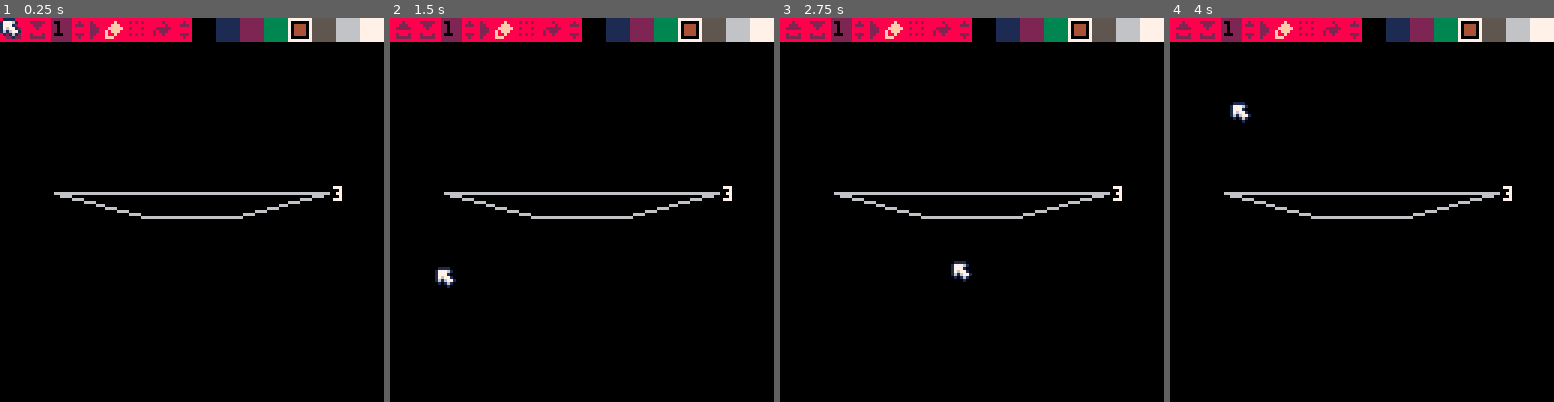
Above: before the commit, frames 1-4 (left to right).
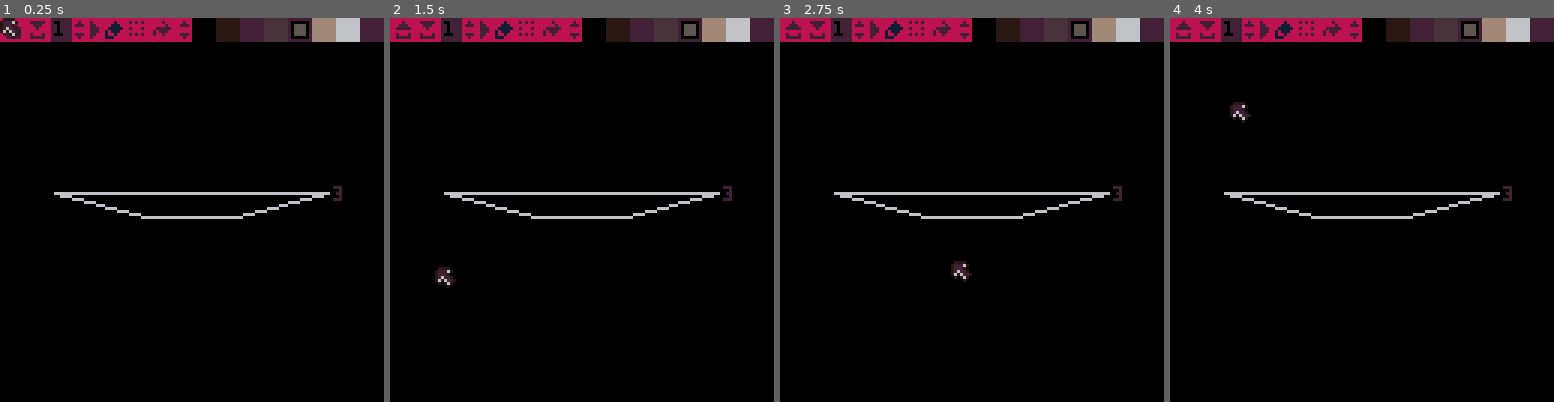
Above: after the commit, the same moments.

Repository: freds72/daggers
Game: PICO-8 cartridge carts/editor.p8
Two runs of this game, one before a commit and one after it. Both use one fixed random seed, a clock stepped at 60 frames per second and the inputs below.
Inputs (mouse positions are in pixels of both pictures, inside the frame that each line leads up to):
- Up to frame 1 (0.25 s): no input
- Up to frame 2 (1.5 s): click (670, 121) at 0.67 s; tap O (Z key) at 0.7 s; click (436, 267) at 1.22 s
- Up to frame 3 (2.75 s): hold Right 1.6-2.1 s; hold P2 Left 1.6-2.1 s; tap O (Z key) at 1.7, 2.1, 2.5 s; click (887, 114) at 1.77 s; hold Up 2.15-2.42 s; hold P2 Down 2.15-2.42 s; click (952, 259) at 2.32 s; hold Right from 2.47 s (still down); hold P2 Left from 2.47 s (still down)
- Up to frame 4 (4 s): click (1404, 106) at 2.87 s; tap O (Z key) at 2.9, 3.3, 3.7 s; release Right at 3.03 s; release P2 Left at 3.03 s; hold Left 3.08-3.58 s; hold P2 Right 3.08-3.58 s; click (1465, 256) at 3.42 s; hold Down 3.63-3.97 s; hold P2 Up 3.63-3.97 s; click (1231, 102) at 3.97 s

The runs differ from the first frame. In frame 1, 5.3% of the frame differs, in the area x 0-100%, y 0-48%; in frame 2, 5.5%, in the area x 0-100%, y 0-71%; in frame 3, 5.5%; in frame 4, 5.5%.

Commit message:
floor/fps controller wip

Diff:
--- a/carts/editor.p8
+++ b/carts/editor.p8
@@ -175,19 +175,19 @@
 
 
 __map__
-2828282828282828282828282828282800000000000000000000000000000000000000000000000000000000000000000000000000000000000000000000000000000000000000000000000000000000000000000000000000000000000000000000000000000000000000000000000000000000000000000000000000000000
-2828282828282828282828282828282800000000000000000000000000000000000000000000000000000000000000000000000000000000000000000000000000000000000000000000000000000000000000000000000000000000000000000000000000000000000000000000000000000000000000000000000000000000
-2828282828282828282828282828282800000000000000000000000000000000000000000000000000000000000000000000000000000000000000000000000000000000000000000000000000000000000000000000000000000000000000000000000000000000000000000000000000000000000000000000000000000000
-2828282828282828282828282828282800000000000000000000000000000000000000000000000000000000000000000000000000000000000000000000000000000000000000000000000000000000000000000000000000000000000000000000000000000000000000000000000000000000000000000000000000000000
-2828282828282828282828282828282800000000000000000000000000000000000000000000000000000000000000000000000000000000000000000000000000000000000000000000000000000000000000000000000000000000000000000000000000000000000000000000000000000000000000000000000000000000
-3838383838383838383838383838383800000000000000000000000000000000000000000000000000000000000000000000000000000000000000000000000000000000000000000000000000000000000000000000000000000000000000000000000000000000000000000000000000000000000000000000000000000000
-2929292929292929292929292929292900000000000000000000000000000000000000000000000000000000000000000000000000000000000000000000000000000000000000000000000000000000000000000000000000000000000000000000000000000000000000000000000000000000000000000000000000000000
-2929292929292929292929292929292900000000000000000000000000000000000000000000000000000000000000000000000000000000000000000000000000000000000000000000000000000000000000000000000000000000000000000000000000000000000000000000000000000000000000000000000000000000
-2929292929292929292929292929292900000000000000000000000000000000000000000000000000000000000000000000000000000000000000000000000000000000000000000000000000000000000000000000000000000000000000000000000000000000000000000000000000000000000000000000000000000000
-2929292929292929292929292929292900000000000000000000000000000000000000000000000000000000000000000000000000000000000000000000000000000000000000000000000000000000000000000000000000000000000000000000000000000000000000000000000000000000000000000000000000000000
-2929292929292929292929292929292900000000000000000000000000000000000000000000000000000000000000000000000000000000000000000000000000000000000000000000000000000000000000000000000000000000000000000000000000000000000000000000000000000000000000000000000000000000
-2929292929292929292929292929292900000000000000000000000000000000000000000000000000000000000000000000000000000000000000000000000000000000000000000000000000000000000000000000000000000000000000000000000000000000000000000000000000000000000000000000000000000000
-2929292929292929292929292929292900000000000000000000000000000000000000000000000000000000000000000000000000000000000000000000000000000000000000000000000000000000000000000000000000000000000000000000000000000000000000000000000000000000000000000000000000000000
-2929292929292929292929292929292900000000000000000000000000000000000000000000000000000000000000000000000000000000000000000000000000000000000000000000000000000000000000000000000000000000000000000000000000000000000000000000000000000000000000000000000000000000
-2929292929292929292929292929292900000000000000000000000000000000000000000000000000000000000000000000000000000000000000000000000000000000000000000000000000000000000000000000000000000000000000000000000000000000000000000000000000000000000000000000000000000000
-2929292929292929292929292929292900000000000000000000000000000000000000000000000000000000000000000000000000000000000000000000000000000000000000000000000000000000000000000000000000000000000000000000000000000000000000000000000000000000000000000000000000000000
+08090a0b00000000000000000000000000000000000000000000000000000000000000000000000000000000000000000000000000000000000000000000000000000000000000000000000000000000000000000000000000000000000000000000000000000000000000000000000000000000000000000000000000000000
+18191a1b00000000000000000000000000000000000000000000000000000000000000000000000000000000000000000000000000000000000000000000000000000000000000000000000000000000000000000000000000000000000000000000000000000000000000000000000000000000000000000000000000000000
+28292a2b00000000000000000000000000000000000000000000000000000000000000000000000000000000000000000000000000000000000000000000000000000000000000000000000000000000000000000000000000000000000000000000000000000000000000000000000000000000000000000000000000000000
+38393a3b00000000000000000000000000000000000000000000000000000000000000000000000000000000000000000000000000000000000000000000000000000000000000000000000000000000000000000000000000000000000000000000000000000000000000000000000000000000000000000000000000000000
+0000000000000000000000000000000000000000000000000000000000000000000000000000000000000000000000000000000000000000000000000000000000000000000000000000000000000000000000000000000000000000000000000000000000000000000000000000000000000000000000000000000000000000
+0000000000000000000000000000000000000000000000000000000000000000000000000000000000000000000000000000000000000000000000000000000000000000000000000000000000000000000000000000000000000000000000000000000000000000000000000000000000000000000000000000000000000000
+0000000000000000000000000000000000000000000000000000000000000000000000000000000000000000000000000000000000000000000000000000000000000000000000000000000000000000000000000000000000000000000000000000000000000000000000000000000000000000000000000000000000000000
+0000000000000000000000000000000000000000000000000000000000000000000000000000000000000000000000000000000000000000000000000000000000000000000000000000000000000000000000000000000000000000000000000000000000000000000000000000000000000000000000000000000000000000
+0000000000000000000000000000000000000000000000000000000000000000000000000000000000000000000000000000000000000000000000000000000000000000000000000000000000000000000000000000000000000000000000000000000000000000000000000000000000000000000000000000000000000000
+0000000000000000000000000000000000000000000000000000000000000000000000000000000000000000000000000000000000000000000000000000000000000000000000000000000000000000000000000000000000000000000000000000000000000000000000000000000000000000000000000000000000000000
+0000000000000000000000000000000000000000000000000000000000000000000000000000000000000000000000000000000000000000000000000000000000000000000000000000000000000000000000000000000000000000000000000000000000000000000000000000000000000000000000000000000000000000
+0000000000000000000000000000000000000000000000000000000000000000000000000000000000000000000000000000000000000000000000000000000000000000000000000000000000000000000000000000000000000000000000000000000000000000000000000000000000000000000000000000000000000000
+0000000000000000000000000000000000000000000000000000000000000000000000000000000000000000000000000000000000000000000000000000000000000000000000000000000000000000000000000000000000000000000000000000000000000000000000000000000000000000000000000000000000000000
+0000000000000000000000000000000000000000000000000000000000000000000000000000000000000000000000000000000000000000000000000000000000000000000000000000000000000000000000000000000000000000000000000000000000000000000000000000000000000000000000000000000000000000
+0000000000000000000000000000000000000000000000000000000000000000000000000000000000000000000000000000000000000000000000000000000000000000000000000000000000000000000000000000000000000000000000000000000000000000000000000000000000000000000000000000000000000000
+0000000000000000000000292929292900000000000000000000000000000000000000000000000000000000000000000000000000000000000000000000000000000000000000000000000000000000000000000000000000000000000000000000000000000000000000000000000000000000000000000000000000000000
--- a/carts/game_editor.lua
+++ b/carts/game_editor.lua
@@ -1,83 +1,281 @@
--- lightweight version of the game engine
--- return shortest angle to target
-function shortest_angle(target_angle,angle)
-	local dtheta=target_angle-angle
-	if dtheta>0.5 then
-		angle+=1
-	elseif dtheta<-0.5 then
-		angle-=1
-	end
-	return angle
-end
-
-
-function make_player()
-    local pos,angle,angular={4,4,1},0,0
-    local vel,acc=0,0
-    -- find player pos
-    for idx,id in pairs(_sprite_grid) do
-        if id==20 then
-            pos={(idx&0x0.00ff)<<16,(idx&0x0.ff)<<8,idx\1}
-            -- remove starting point
-            -- _sprite_grid[idx]=nil
-            break
-        end
-    end
+local _plyr,_cam
+
+function make_fps_cam()
+    local up={0,1,0}
+
     return {
-        orient=function()
-            return pos,angle
-        end,
-        control=function()
-            local dx,dy=0,0
-            if(btn(0)) dx=1
-            if(btn(1)) dx=-1
-            if(btn(2)) dy=-1
-            if(btn(3)) dy=1
-            acc+=dy/64
-            angular+=dx/128
-        end,
-        update=function()
-            vel+=acc
-            vel*=0.85
-            acc*=0.7
-            angle+=angular
-            angular*=0.5
-            local c,s=cos(angle),-sin(angle)
-            pos=v_add(pos,{-s,c,0},vel)
+        origin={0,0,0},
+        track=function(self,origin,m,angles)
+            local ca,sa=-sin(angles[2]),cos(angles[2])
+            self.u=ca
+            self.v=sa
+
+            --origin=v_add(v_add(origin,m_fwd(m),-24),m_up(m),24)
+            local m={unpack(m)}
+            -- inverse view matrix
+            m[2],m[5]=m[5],m[2]
+            m[3],m[9]=m[9],m[3]
+            m[7],m[10]=m[10],m[7]
+            --
+            self.m=m_x_m(m,{
+                1,0,0,0,
+                0,1,0,0,
+                0,0,1,0,
+                -origin[1],-origin[2],-origin[3],1
+            })
+            self.origin=origin
         end
     }
+end
+
+function make_player(origin,a)
+    local angle,dangle,velocity,dead,deadangle={0,a,0},{0,0,0},{0,0,0,}
+
+    return {
+      -- start above floor
+      origin=v_add(origin,{0,1,0}),
+      m=make_m_from_euler(unpack(angle)),
+      control=function(self)
+        -- move
+        local dx,dz,a,jmp=0,0,angle[2],0
+        if(btn(0,1)) dx=3
+        if(btn(1,1)) dx=-3
+        if(btn(2,1)) dz=3
+        if(btn(3,1)) dz=-3
+        if(btnp(4)) jmp=6
+
+        dangle=v_add(dangle,{stat(39),stat(38),dx/40})
+        local c,s=cos(a),-sin(a)
+        velocity=v_add(velocity,{s*dz-c*dx,jmp,c*dz+s*dx},8)
+      end,
+      update=function(self)
+        -- damping
+        angle[3]*=0.8
+        dangle=v_scale(dangle,0.6)
+        velocity[1]*=0.7
+        --velocity[2]*=0.9
+        velocity[3]*=0.7
+        -- gravity
+        velocity[2]-=18
+
+        if dead then
+          angle=v_lerp(angle,deadangle,0.6)
+        else
+          angle=v_add(angle,dangle,1/1024)
+        end
+
+        -- check next position
+        local vn,vl=v_normz(velocity)
+        local new_pos,new_vel,new_ground=v_add(self.origin,velocity),velocity,self.ground
+        if vl>0.1 then
+            if new_pos[2]<0 then
+              new_pos[2]=0
+              new_vel[2]=0
+            end
+
+            -- use corrected velocity
+            self.origin=new_pos
+            velocity=new_vel
+        end
+
+        if dead then
+          self.eye_pos=v_add(self.origin,{0,2,0})
+        else
+          self.eye_pos=v_add(self.origin,{0,24,0})
+        end
+        self.m=make_m_from_euler(unpack(angle))
+        self.angle=angle
+
+      end
+    }
+end
+
+local ground={
+    {0,0,0},
+    {0,0,1024},
+    {1024,0,1024},
+    {1024,0,0}
+}
+
+function draw_ground()
+    local m=_cam.m
+    local m1,m5,m9,m13,m2,m6,m10,m14,m3,m7,m11,m15=m[1],m[5],m[9],m[13],m[2],m[6],m[10],m[14],m[3],m[7],m[11],m[15]
+    local verts,outcode,nearclip={},0xffff,0
+    -- to cam space + clipping flags
+    for i,v0 in pairs(ground) do
+        local code,x,y,z=2,v0[1],v0[2],v0[3]
+        local ax,ay,az=m1*x+m5*y+m9*z+m13,m2*x+m6*y+m10*z+m14,m3*x+m7*y+m11*z+m15
+        if(az>8) code=0
+        if(az>854) code|=1
+        -- fov adjustment
+        if(-ax<<1>az) code|=4
+        if(ax<<1>az) code|=8
+
+        local w=128/az
+        verts[i]={ax,ay,az,u=x>>4,v=z>>4,x=63.5+ax*w,y=63.5-ay*w,w=w}
+
+        outcode&=code
+        nearclip+=code&2
+    end
+    -- out of screen?
+    if outcode==0 then
+      if nearclip!=0 then
+        -- near clipping required?
+        local res,v0={},verts[#verts]
+        local d0=v0[3]-8
+        for i,v1 in inext,verts do
+          local side=d0>0
+          if(side) res[#res+1]=v0
+          local d1=v1[3]-8
+          if (d1>0)!=side then
+            -- clip!
+            local t=d0/(d0-d1)
+            local v=v_lerp(v0,v1,t)
+            -- project
+            -- z is clipped to near plane
+            v.x=63.5+(v[1]<<4)
+            v.y=63.5-(v[2]<<4)
+            v.w=16
+            v.u=lerp(v0.u,v1.u,t)
+            v.v=lerp(v0.v,v1.v,t)
+            res[#res+1]=v
+          end
+          v0,d0=v1,d1
+        end
+        verts=res
+      end
+      mode7(verts,#verts)
+    end
+
+
+end
+
+function mode7(p,np)
+  poke4(0x5f38,0x0000.0404)
+  local miny,maxy,mini=32000,-32000
+  -- find extent
+  for i=1,np do
+    local y=p[i].y
+    if (y<miny) mini,miny=i,y
+    if (y>maxy) maxy=y
+  end
+
+  --data for left & right edges:
+  local lj,rj,ly,ry,lx,ldx,rx,rdx,lu,ldu,lv,ldv,ru,rdu,rv,rdv,lw,ldw,rw,rdw=mini,mini,miny-1,miny-1
+
+  --step through scanlines.
+  if(maxy>127) maxy=127
+  if(miny<0) miny=-1
+  for y=1+miny&-1,maxy do
+    --maybe update to next vert
+    while ly<y do
+      local v0=p[lj]
+      lj+=1
+      if (lj>np) lj=1
+      local v1=p[lj]
+      -- make sure w gets enough precision
+      local y0,y1,w1=v0.y,v1.y,v1.w
+      local dy=y1-y0
+      ly=y1&-1
+      lx=v0.x
+      lw=v0.w
+      lu=v0.u*lw
+      lv=v0.v*lw
+      ldx=(v1.x-lx)/dy
+      ldu=(v1.u*w1-lu)/dy
+      ldv=(v1.v*w1-lv)/dy
+      ldw=(w1-lw)/dy
+      --sub-pixel correction
+      local dy=y-y0
+      lx+=dy*ldx
+      lu+=dy*ldu
+      lv+=dy*ldv
+      lw+=dy*ldw
+    end
+    while ry<y do
+      local v0=p[rj]
+      rj-=1
+      if (rj<1) rj=np
+      local v1=p[rj]
+      local y0,y1,w1=v0.y,v1.y,v1.w
+      local dy=y1-y0
+      ry=y1&-1
+      rx=v0.x
+      rw=v0.w
+      ru=v0.u*rw
+      rv=v0.v*rw
+      rdx=(v1.x-rx)/dy
+      rdu=(v1.u*w1-ru)/dy
+      rdv=(v1.v*w1-rv)/dy
+      rdw=(w1-rw)/dy
+      --sub-pixel correction
+      local dy=y-y0
+      rx+=dy*rdx
+      ru+=dy*rdu
+      rv+=dy*rdv
+      rw+=dy*rdw
+    end
+
+    -- rectfill(rx,y,lx,y,8/rw)
+    do
+      local rx,lx,ru,rv,rw=rx,lx,ru,rv,rw
+      local ddx=lx-rx--((lx+0x1.ffff)&-1)-(rx&-1)
+      local ddu,ddv,ddw=(lu-ru)/ddx,(lv-rv)/ddx,(lw-rw)/ddx
+      if(rx<0) ru-=rx*ddu rv-=rx*ddv rw-=rx*ddw rx=0
+      local pix=1-rx&0x0.ffff
+      ru+=pix*ddu
+      rv+=pix*ddv
+      rw+=pix*ddw
+
+      local u,v=ru/rw,rv/rw
+      tline(rx,y,lx\1-1,y,u,v,ddu/rw,ddv/rw)
+    end
+
+    lx+=ldx
+    lu+=ldu
+    lv+=ldv
+    lw+=ldw
+    rx+=rdx
+    ru+=rdu
+    rv+=rdv
+    rw+=rdw
+  end
 end
 
 function game_state()
     -- backup previous update/draw
     local u,d=_update,_draw
-    local plyr=make_player()
-    local cam=make_cam(64,70,64,0.125)
-    local angle=0
+    _plyr=make_player({0,24,0},0)
+    _cam=make_fps_cam()
+
+    -- enable tile 0 + extended memory
+    poke(0x5f36, 0x18)
+    -- capture mouse
+    -- enable lock
+    poke(0x5f2d,0x7)
 
     menuitem(1, "back to editor",
         function()
             -- reset
             menuitem(1)
+            _cam,_plyr=nil
             -- restore update/draw
+            poke(0x5f2d,1)
             _update,_draw=u,d
         end
     )
     _update=function()
-        plyr:control()
-        plyr:update()
-
-        local p,a=plyr:orient()
-        angle=lerp(shortest_angle(a,angle),a,0.2)
-        cam:control(p,-0.180,angle,4)
+      _plyr:control()
+      _plyr:update()
+      -- always track
+      _cam:track(_plyr.eye_pos,_plyr.m,_plyr.angle)
     end
     _draw=function()
         _draw=function()
-            -- cls(12)
-            map(0,0,0,0,16,16)
-            draw_grid(cam)
-            local p,a=plyr:orient()
-            draw_sprite(cam,v_add(p,{-0.5,-0.5,0}),19,true)
-        end
-    end
-end
+            cls(0)
+            draw_ground()
+
+            pal({128, 130, 133, 5, 134, 6, 130, 136, 8, 138, 139, 3, 131, 1, 129,0},1)
+        end
+    end
+end
--- a/carts/voxel_editor.lua
+++ b/carts/voxel_editor.lua
@@ -661,11 +661,13 @@
                 fillp()
             end
             clip()
+            pal({128, 130, 133, 5, 134, 6, 130, 136, 8, 138, 139, 3, 131, 1, 129,0},1)
         end,
         mousemove=function(self,msg)
             local rotation_mode
             if msg.mmb then
-                poke(0x5f2d, 0x1+0x4)
+                -- capture mouse
+                poke(0x5f2d, 0x5)
                 -- hide cursor
                 self:send({
                     name="cursor"
Not shown, changed: 32 lines of the sprite sheet (__gfx__) section of carts/editor.p8
Not shown, changed: .gitignore
Not shown, added: tools/colormap_reader.py
Not shown, added: tools/dotdict.py
Not shown, added: tools/palette.png
Not shown, added: tools/python2pico.py
